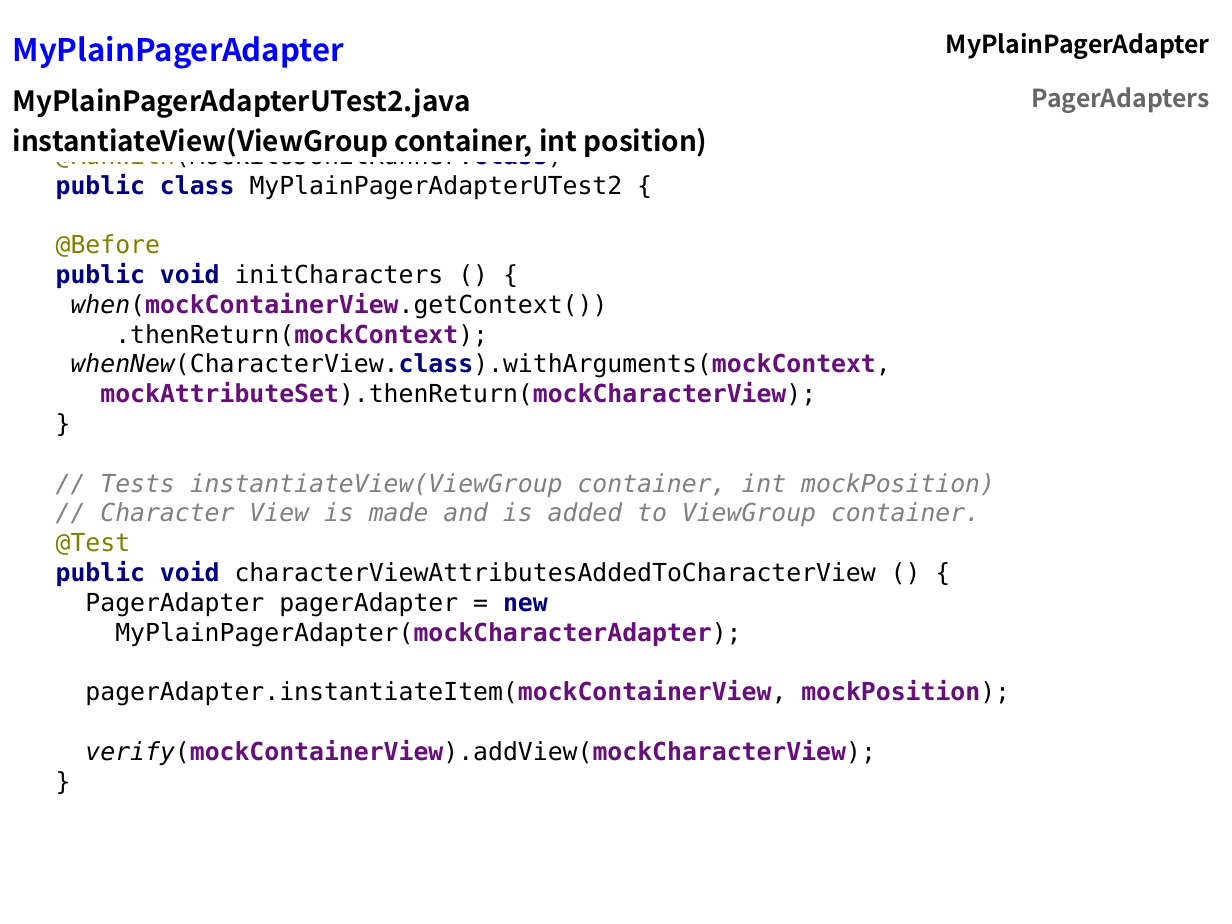
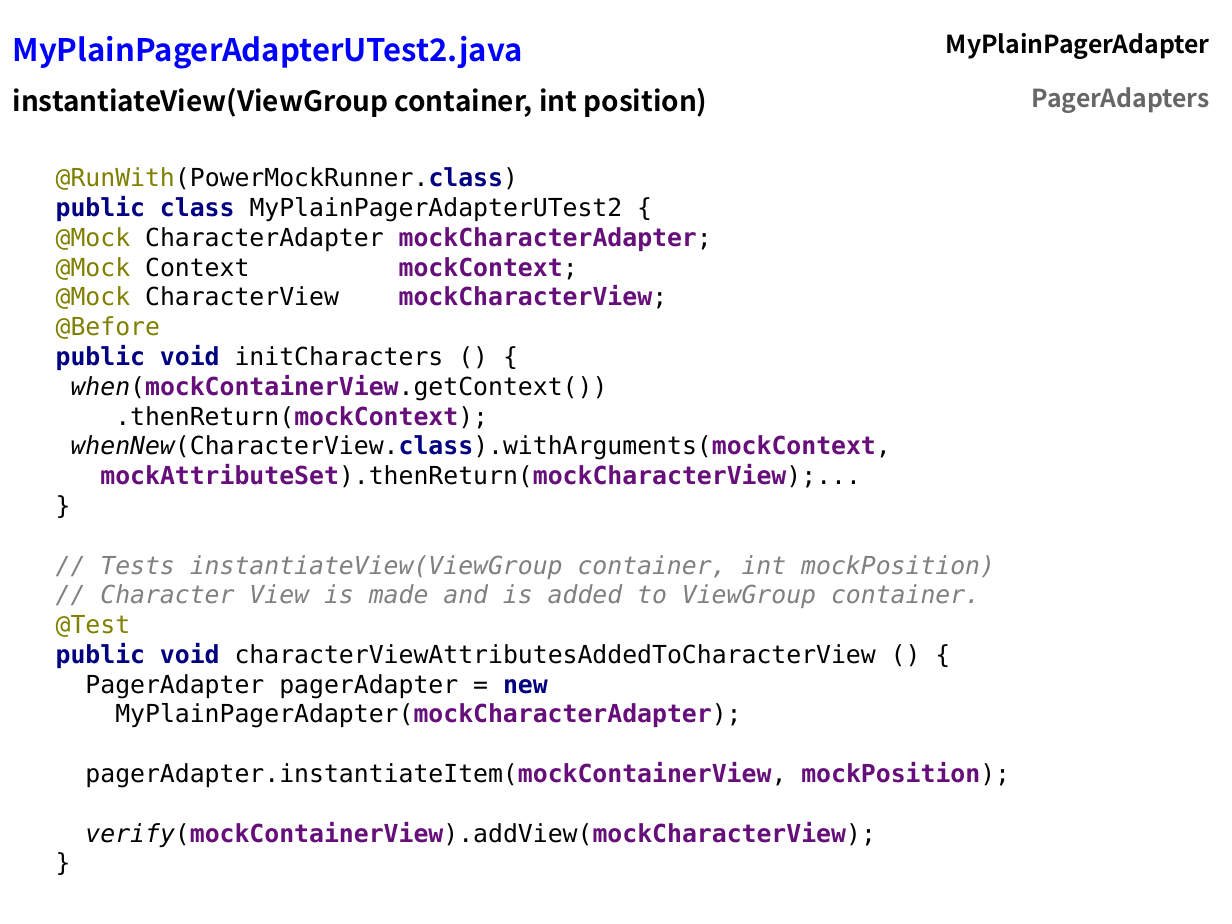
Before and after one commit to flocela/PagerAdaptersHandouts, a slide deck: slide 25 of PagerAdapterPresentation.odp (slide 21 before the commit). Drawn at 1232x924 pixels with LibreOffice and Linux fonts; fonts in the diff are those of the drawing. Boxes give left, top, right and bottom in pixels: in the first picture for what was removed or moved away, otherwise in the second. Text is boxed around its words. In the diff, an @@ line names an element or a change of style, - is before the commit and + after.

```diff
--- a/PagerAdapterPresentation.odp
+++ b/PagerAdapterPresentation.odp
@@ table at [1, 19, 1221, 121] @@
-row 1, column 1: MyPlainPagerAdapter
+row 1, column 1: MyPlainPagerAdapterUTest2.java
-row 2, column 1: MyPlainPagerAdapterUTest2.java / instantiateView(ViewGroup container, int position)
+row 2, column 1: instantiateView(ViewGroup container, int position)
@@ text "@RunWith(PowerMockRunner.class) public class MyPlainPagerAda ...": place and size @@
-text "@RunWith(PowerMockRunner.class) public class MyPlainPagerAda ..." at [56, 143, 1010, 766]
+text "@RunWith(PowerMockRunner.class) public class MyPlainPagerAda ..." at [56, 167, 1010, 848]
@@ text at [56, 167, 712, 401]: text changed @@
-@RunWith(MockitoJUnitRunner.class)
-public class MyPlainPagerAdapterUTest2 {
-@Before
-public void initCharacters () {
-when(mockContainerView.getContext())
+@RunWith(PowerMockRunner.class)
+public class MyPlainPagerAdapterUTest2 {
+@Mock CharacterAdapter mockCharacterAdapter;
+@Mock Context mockContext;
+@Mock CharacterView mockCharacterView;
+@Before
+public void initCharacters () {
+when(mockContainerView.getContext())
@@ text at [56, 464, 995, 699]: text changed @@
-mockAttributeSet).thenReturn(mockCharacterView);
-}
-// Tests instantiateView(ViewGroup container, int mockPosition)
-// Character View is made and is added to ViewGroup container.
-@Test
-public void characterViewAttributesAddedToCharacterView () {
-PagerAdapter pagerAdapter = new
+mockAttributeSet).thenReturn(mockCharacterView);...
+}
+// Tests instantiateView(ViewGroup container, int mockPosition)
+// Character View is made and is added to ViewGroup container.
+@Test
+public void characterViewAttributesAddedToCharacterView () {
+PagerAdapter pagerAdapter = new
```
Also in this commit, not shown: 31 other slides changed, 10 slides added, 3 slides removed, 11 other files.
